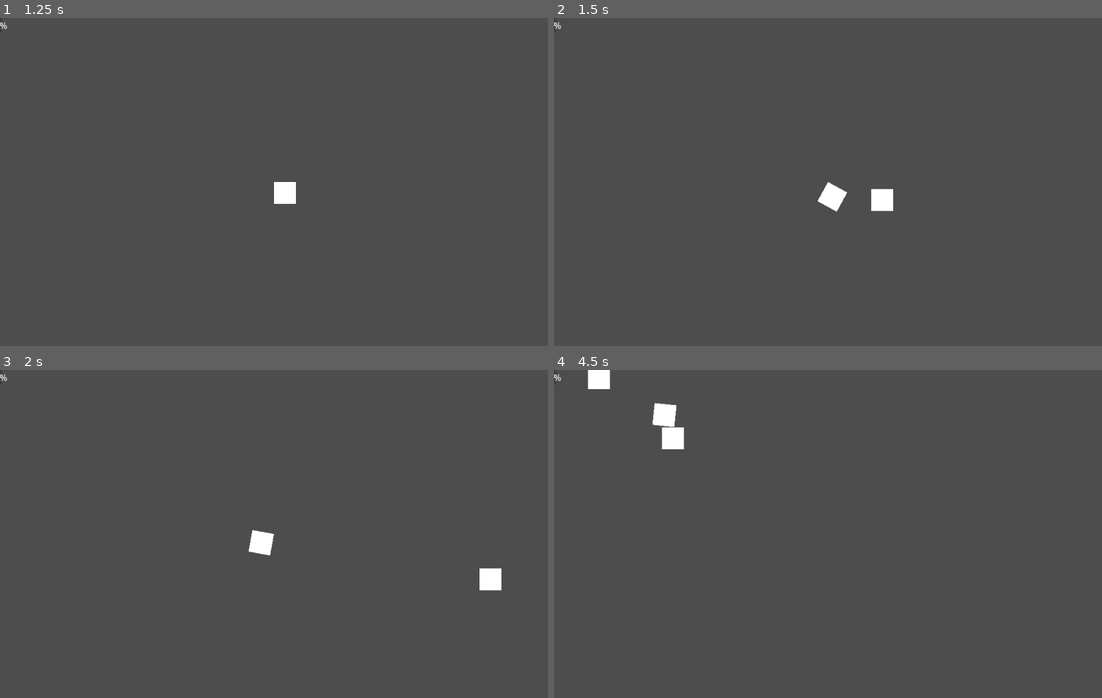
Above: before the commit, frames 1-4 (two rows, left to right).
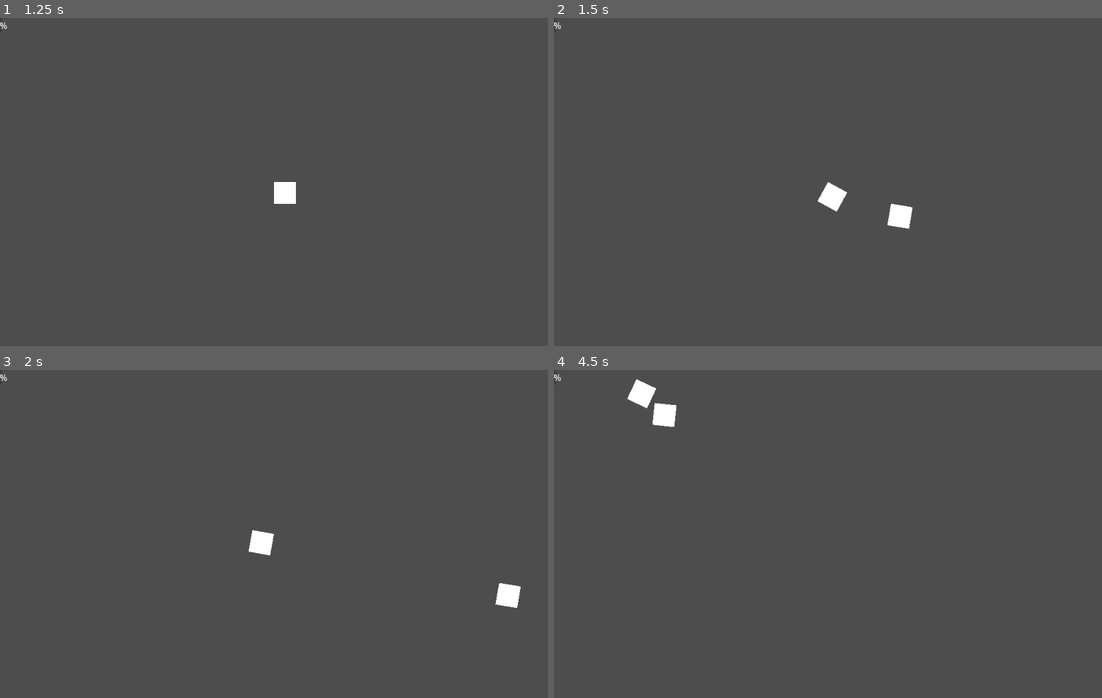
Above: after the commit, the same moments.

Repository: pozbliz/godot_asteroids
Game: Godot game, scene res://main/main.tscn
Two runs of this game, one before a commit and one after it. Both use one fixed random seed, a clock stepped at 60 frames per second and the inputs below.
Inputs (mouse positions are in pixels of both pictures, inside the frame that each line leads up to):
- Up to frame 1 (1.25 s): click "Start Game" at 0.5 s
- Up to frame 2 (1.5 s): tap Enter at 1.25 s; move the mouse to (948, 165) at 1.27 s; hold Right (turn_right) from 1.28 s (still down); tap Space (shoot) at 1.35 s; click (948, 165) at 1.42 s
- Up to frame 3 (2 s): keep holding Right (turn_right)
- Up to frame 4 (4.5 s): move the mouse to (718, 550) at 2.02 s; release Right (turn_right) at 2.03 s; hold Down (ui_down) 2.03-2.78 s; tap Space (shoot) every 0.75 s from 2.1 to 4.35 s; move the mouse to (882, 461) at 2.77 s; hold Right (turn_right) 2.78-3.53 s; move the mouse to (800, 599) at 3.52 s; hold Up (move_forward) 3.53-4.28 s; click (800, 599) at 3.67 s; move the mouse to (992, 583) at 4.27 s; hold Left (turn_left) from 4.28 s (still down)

Frame 1 is identical in both runs. In frame 2, 0.5% of the frame differs, in the area x 57-66%, y 52-65%; in frame 3, 0.5%; in frame 4, 0.8%, in the area x 6-24%, y 0-25%.

Commit message:
refactor: change projectile logic to use transform

Diff:
--- a/player/player.gd
+++ b/player/player.gd
@@ -6,10 +6,15 @@
 const ACCELERATION: float = 1.5
 const MAX_SPEED: float = 800.0
 const ROTATION_SPEED: float = 2.5
-const FRICTION = 0.98
+const FRICTION: float = 0.98
+const SHOT_COOLDOWN : float = 0.3
 
 var turn_direction: int = 0
+var time_since_last_shot: float = 0.0
 
+
+func _ready() -> void:
+	pass
 
 func _physics_process(delta: float) -> void:
 	var thrust = Vector2.ZERO
@@ -25,15 +30,18 @@
 	move_and_slide()
 
 func _process(delta: float) -> void:
-	pass
+	time_since_last_shot += delta
 
 func _unhandled_input(event: InputEvent) -> void:
 	turn_direction = Input.get_axis("turn_left", "turn_right")
-	if Input.is_action_just_pressed("shoot"):
+	if Input.is_action_just_pressed("shoot") and time_since_last_shot >= SHOT_COOLDOWN:
 		shoot()
 
 func shoot():
 	var shot = projectile_scene.instantiate()
 	owner.add_child(shot)
-	shot.global_position = global_position
-	shot.direction = transform.x.normalized()
+	shot.transform = $CannonPosition.global_transform
+	time_since_last_shot = 0
+
+func play_death_animation():
+	pass
--- a/player/player.tscn
+++ b/player/player.tscn
@@ -6,6 +6,7 @@
 [node name="Player" type="CharacterBody2D"]
 script = ExtResource("1_oul6g")
 projectile_scene = ExtResource("2_rkbax")
+metadata/_edit_group_ = true
 
 [node name="Sprite2D" type="Sprite2D" parent="."]
 
@@ -14,3 +15,6 @@
 [node name="ColorRect" type="ColorRect" parent="."]
 offset_right = 40.0
 offset_bottom = 40.0
+
+[node name="CannonPosition" type="Marker2D" parent="."]
+position = Vector2(40, 20)
--- a/player/projectile.gd
+++ b/player/projectile.gd
@@ -2,8 +2,6 @@
 
 
 const PROJECTILE_SPEED: float = 600.0
-
-var direction: Vector2 = Vector2.ZERO
 
 
 signal projectile_hit
@@ -13,7 +11,7 @@
 	$VisibleOnScreenNotifier2D.screen_exited.connect(_on_screen_exited)
 
 func _process(delta: float) -> void:
-	var velocity = direction * PROJECTILE_SPEED
+	var velocity = transform.x.normalized() * PROJECTILE_SPEED
 	position += velocity * delta
 
 func _on_area_entered():
